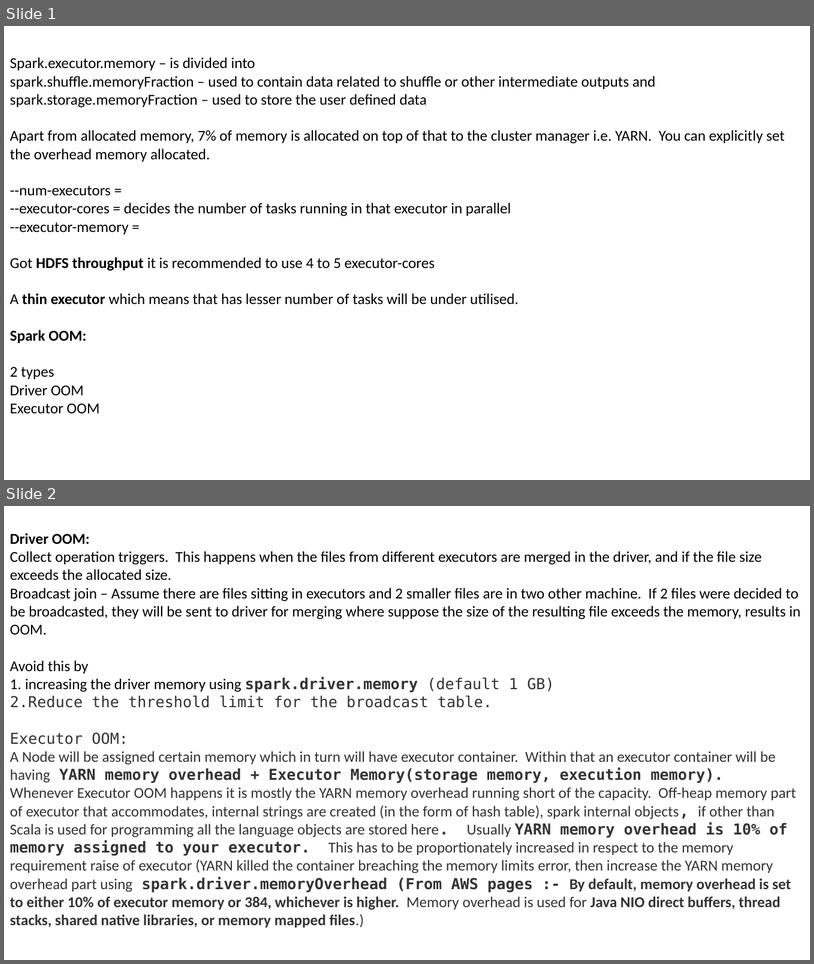
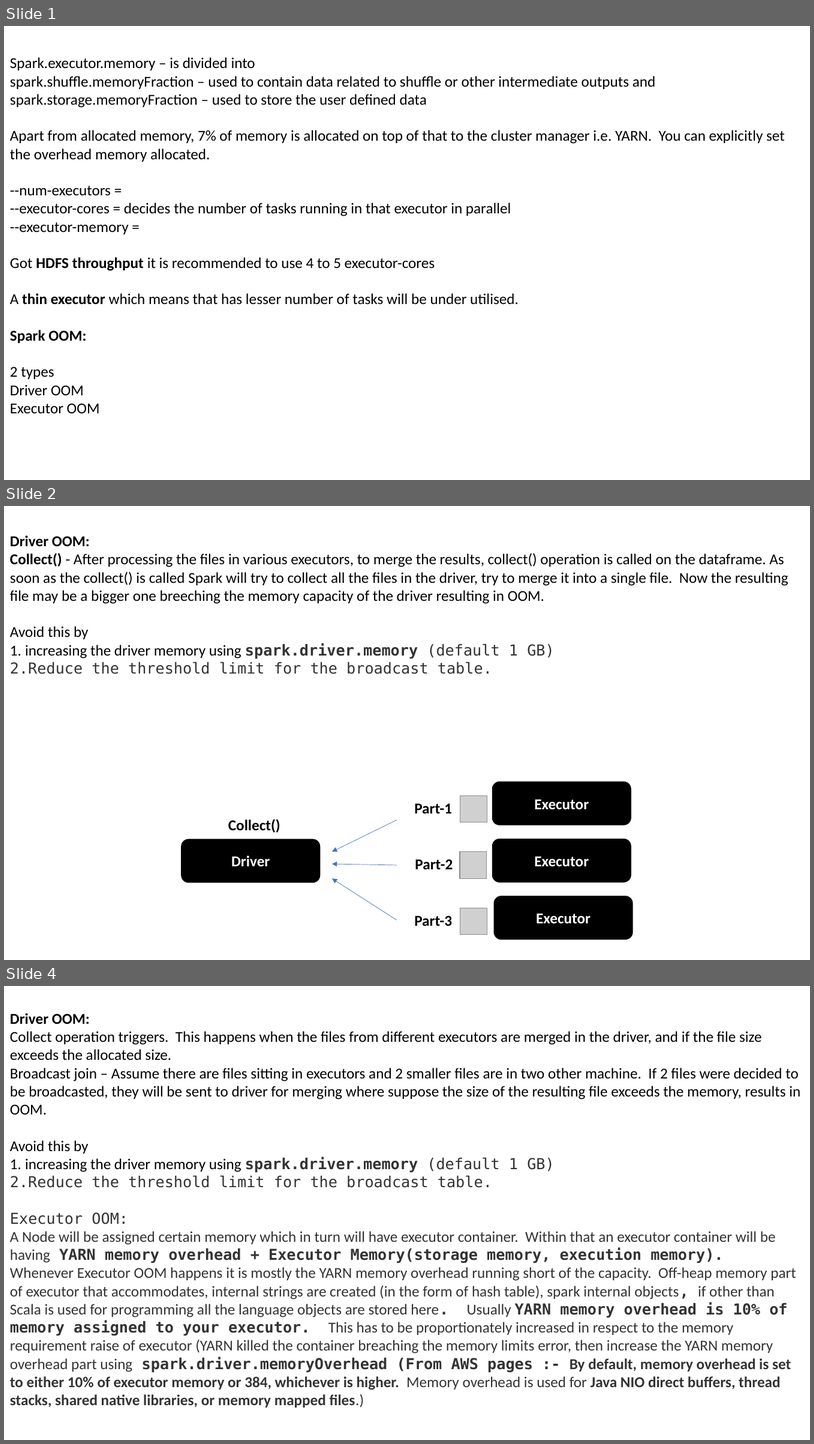
Before and after one commit to samRddhimat/onlinefiles, a slide deck: Spark Memory Tips.pptx. Shown one above the other, each under a label of ours: slides 1 and 2 before the commit, slides 1, 2 and 4 after it; the slides between them are not shown. The pictures are 814x964 and 814x1444 pixels, drawn with LibreOffice and Linux fonts; fonts in the diff are those of the drawing; grey boxes stand for pictures. Boxes give left, top, right and bottom in pixels: in the first picture for what was removed or moved away, otherwise in the second. Text is boxed around its words. In the diff, an @@ line names an element or a change of style, - is before the commit and + after.

Commit message:
updated spark doc

```diff
--- a/Spark Memory Tips.pptx
+++ b/Spark Memory Tips.pptx
@@ slide 2 added at bbox=[4, 506, 810, 960], background #FFFFFF @@
@@ text added at bbox=[10, 535, 789, 674], 18 pt, text #000000 @@
+Driver OOM:
+Collect() - After processing the files in various executors, to merge the results, collect() operation is called on the dataframe. As soon as the collect() is called Spark will try to collect all the files in the driver, try to merge it into a single file. Now the resulting file may be a bigger one breeching the memory capacity of the driver resulting in OOM.
+Avoid this by
+1. increasing the driver memory using spark.driver.memory (default 1 GB)
+2. Reduce the threshold limit for the broadcast table.
@@ group added at bbox=[182, 782, 633, 939]: 4 rounded rectangles, 4 texts, 3 pictures, 3 arrows @@
+Executor
+Executor
+Executor
+Driver
+Collect()
+Part-1
+Part-2
+Part-3
@@ what was slide 2 is now slide 4 @@
```
Also in this commit, not shown: 1 slide changed, 5 other slides added, 4 slides removed.
